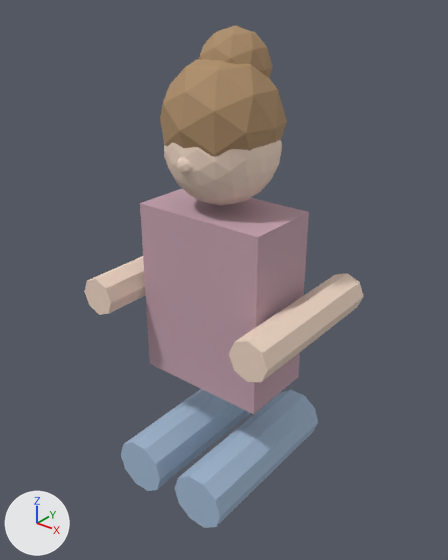
The glTF model public/builder-assets/openlife/sim_adult_soft.glb as it was, and as the next commit left it.
Both versions are drawn from a camera (50 mm lens) standing at (0.995, -1.239, 1.669) and looking at (-0.017, 0.027, 0.885). The lights are fixed; the arrows at lower left show +X, +Y and +Z. The picture after the commit comes second.

Script lines for the objects in view, before the commit:
```python
me_geometry_0 = bpy.data.meshes.new('geometry_0')
me_geometry_0.from_pydata(...)  # a 10-sided cylinder along y spanning x -0.199..-0.029, y -0.261..0.261, z 0.251..0.414
me_geometry_0.materials.append(mat_cloth)  # blue #a3bbd4
me_geometry_1 = bpy.data.meshes.new('geometry_1')
me_geometry_1.from_pydata(...)  # a 10-sided cylinder along y spanning x 0.029..0.199, y -0.261..0.261, z 0.251..0.414
me_geometry_1.materials.append(mat_cloth)  # blue #a3bbd4
me_geometry_2 = bpy.data.meshes.new('geometry_2')
me_geometry_2.from_pydata(...)  # a box spanning x -0.199..0.199, y -0.114..0.114, z 0.594..1.116
me_geometry_2.materials.append(mat_cloth2)  # pink #c3a0ad
me_geometry_3 = bpy.data.meshes.new('geometry_3')
me_geometry_3.from_pydata(...)  # an 8-sided cylinder along y spanning x -0.323..-0.209, y -0.237..0.237, z 0.798..0.912
me_geometry_3.materials.append(mat_skin3)  # beige #f1d8c6
me_geometry_4 = bpy.data.meshes.new('geometry_4')
me_geometry_4.from_pydata(...)  # an 8-sided cylinder along y spanning x 0.209..0.323, y -0.237..0.237, z 0.798..0.912
me_geometry_4.materials.append(mat_skin3)  # beige #f1d8c6
ob_p000 = bpy.data.objects.new('p000', me_geometry_0)
ob_p000.location = (0.0, 0.0, 0.0)
ob_p001 = bpy.data.objects.new('p001', me_geometry_1)
ob_p001.location = (0.0, 0.0, 0.0)
ob_p002 = bpy.data.objects.new('p002', me_geometry_2)
ob_p002.location = (0.0, 0.0, 0.0)
ob_p003 = bpy.data.objects.new('p003', me_geometry_3)
ob_p003.location = (0.0, 0.0, 0.0)
ob_p004 = bpy.data.objects.new('p004', me_geometry_4)
ob_p004.location = (0.0, 0.0, 0.0)
# also in view: 'p005' at (0.0, 0.0, 1.283); 'p007' at (0.0, 0.047, 1.473); 'p006' at (0.0, 0.0, 1.349)
```
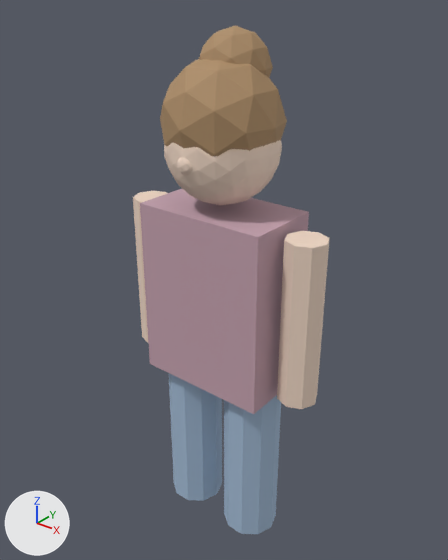
Where the change shows, as pixel boxes [x1, y1, x2, y2] in the pictures (448 x 560 px):
'p001', moved, turned: before [175, 390, 318, 528]; after [224, 395, 281, 534]
'p004', moved, turned: before [229, 273, 364, 382]; after [277, 231, 330, 409]
'p000', moved, turned: before [121, 389, 250, 491]; after [169, 373, 222, 501]
'p003', moved, turned: before [84, 256, 146, 315]; after [133, 191, 168, 343]

What changed in the scene script:
```text
Change ob_p000:
    ob_p000.location: (0.0, 0.0, 0.0) -> (0.0, 0.333, 0.333)
    ob_p000.rotation_euler: (0.0, 0.0, 0.0) -> (1.571, 0.0, 0.0)  # degrees (0, 0, 0) -> degrees (90, 0, 0)
Change ob_p001:
    ob_p001.location: (0.0, 0.0, 0.0) -> (0.0, 0.333, 0.333)
    ob_p001.rotation_euler: (0.0, 0.0, 0.0) -> (1.571, 0.0, 0.0)  # degrees (0, 0, 0) -> degrees (90, 0, 0)
Change ob_p003:
    ob_p003.location: (0.0, 0.0, 0.0) -> (0.0, 0.855, 0.855)
    ob_p003.rotation_euler: (0.0, 0.0, 0.0) -> (1.571, 0.0, 0.0)  # degrees (0, 0, 0) -> degrees (90, 0, 0)
Change ob_p004:
    ob_p004.location: (0.0, 0.0, 0.0) -> (0.0, 0.855, 0.855)
    ob_p004.rotation_euler: (0.0, 0.0, 0.0) -> (1.571, 0.0, 0.0)  # degrees (0, 0, 0) -> degrees (90, 0, 0)
```
